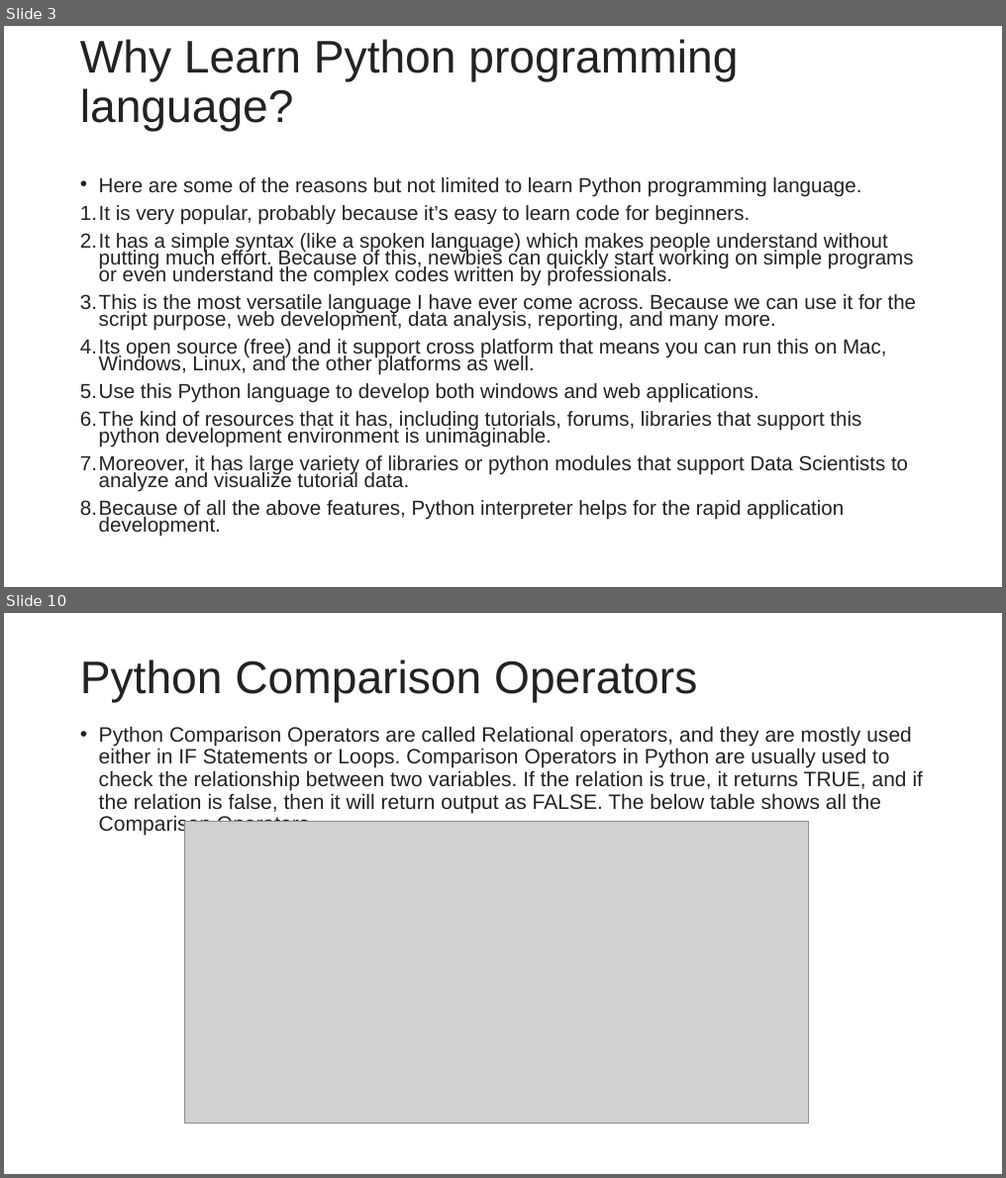
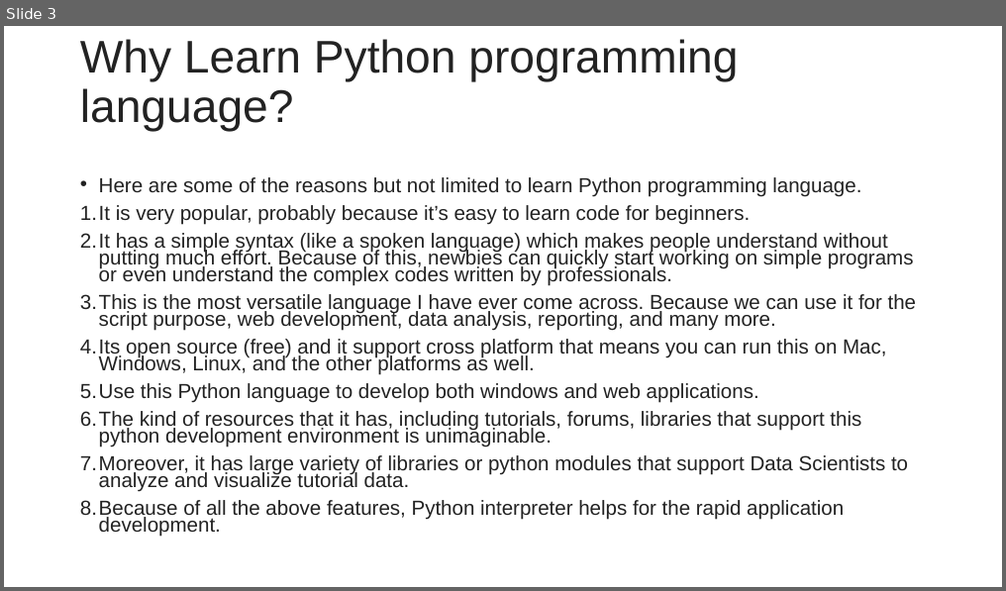
Before and after one commit to hitendradixit/Machine-Learning, a slide deck: SeesionSlides/MACHINE LEARNING Session 1.pptx. Shown one above the other, each under a label of ours: slides 3 and 10 before the commit, slide 3 after it; the slides between them are not shown. The pictures are 1006x1178 and 1006x591 pixels, drawn with LibreOffice and Linux fonts; fonts in the diff are those of the drawing; grey boxes stand for pictures. Boxes give left, top, right and bottom in pixels: in the first picture for what was removed or moved away, otherwise in the second. Text is boxed around its words. In the diff, an @@ line names an element or a change of style, - is before the commit and + after.

```diff
--- a/SeesionSlides/MACHINE LEARNING Session 1.pptx
+++ b/SeesionSlides/MACHINE LEARNING Session 1.pptx
@@ slide 10 removed at [4,613,1002,1174], background #FFFFFF @@
@@ title removed at [80,660,697,703] @@
-Python Comparison Operators
@@ text removed at [99,726,923,836] @@
-• Python Comparison Operators are called Relational operators, and they are mostly used either in IF Statements or Loops. Comparison Operators in Python are usually used to check the relationship between two variables. If the relation is true, it returns TRUE, and if the relation is false, then it will return output as FALSE. The below table shows all the Comparison Operators.
@@ picture removed at [184,821,809,1124] @@
```
Also in this commit, not shown: 2 slides changed, 17 slides added, 6 other slides removed.
